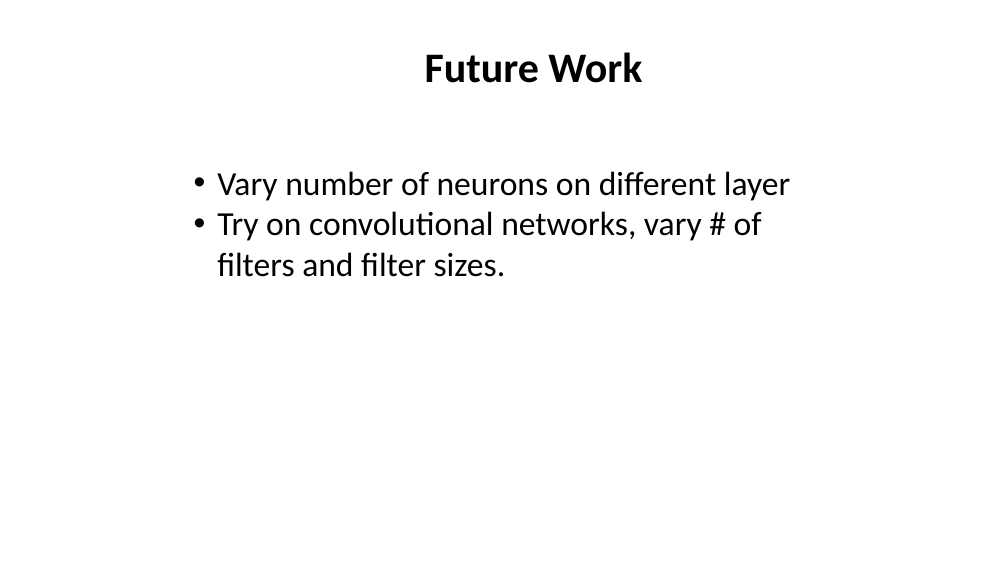
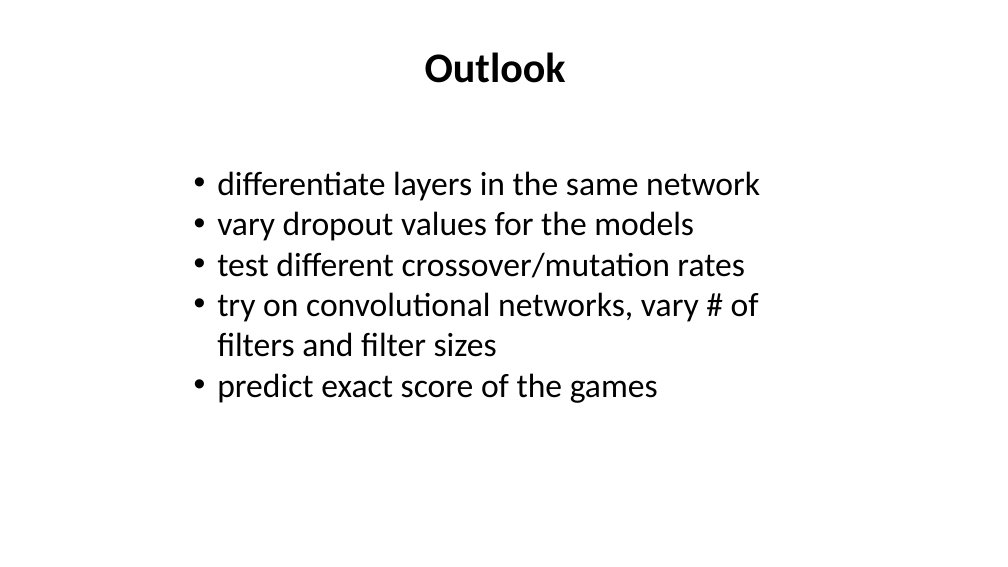
Before and after one commit to cjmasini/football_predictor, a slide deck: slide 9 of Presentation.pptx. Drawn at 1008x567 pixels with LibreOffice and Linux fonts; fonts in the diff are those of the drawing. Boxes give left, top, right and bottom in pixels: in the first picture for what was removed or moved away, otherwise in the second. Text is boxed around its words. In the diff, an @@ line names an element or a change of style, - is before the commit and + after.

```diff
--- a/Presentation.pptx
+++ b/Presentation.pptx
@@ text at (425, 52, 566, 83): text changed @@
-Future Work
+Outlook
@@ text at (217, 171, 760, 403): text changed @@
-• Vary number of neurons on different layer
-• Try on convolutional networks, vary # of filters and filter sizes.
+• differentiate layers in the same network
+• vary dropout values for the models
+• test different crossover/mutation rates
+• try on convolutional networks, vary # of filters and filter sizes
+• predict exact score of the games
```
Also in this commit, not shown: 5 other slides changed.
